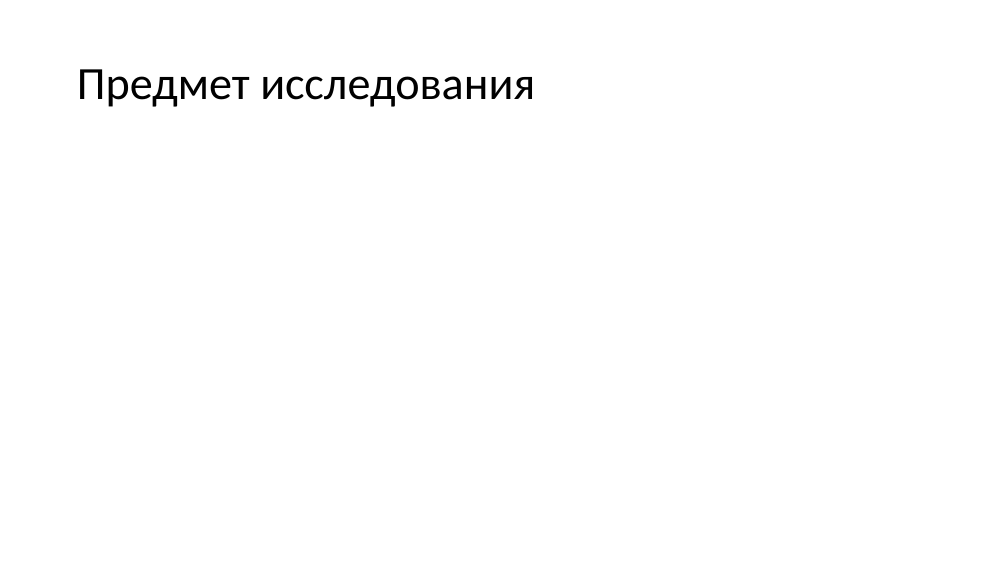
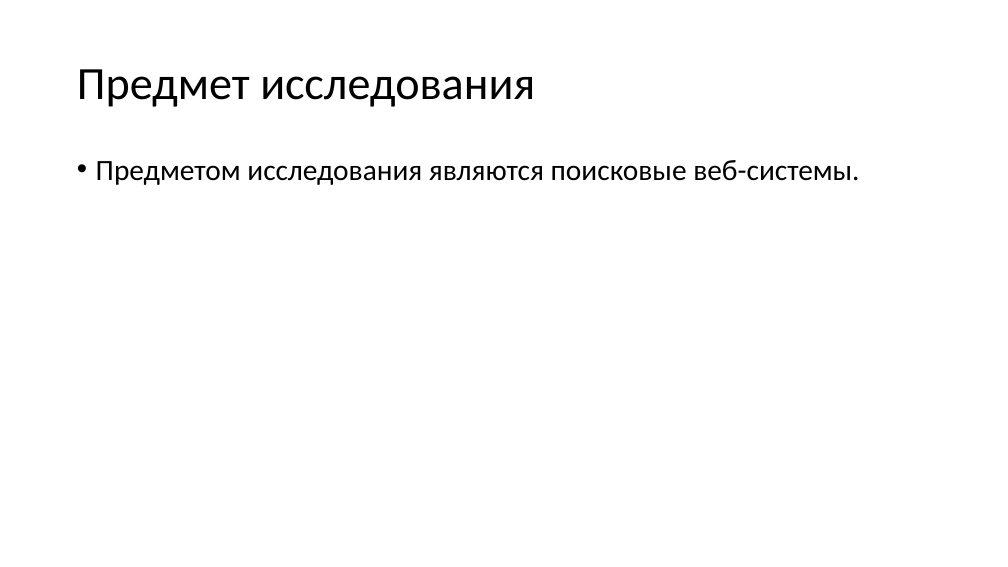
Before and after one commit to ZXTgbh/Laboratornaya-, a slide deck: slide 5 of pr_1.pptx. Drawn at 1008x567 pixels with LibreOffice and Linux fonts; fonts in the diff are those of the drawing. Boxes give left, top, right and bottom in pixels: in the first picture for what was removed or moved away, otherwise in the second. Text is boxed around its words. In the diff, an @@ line names an element or a change of style, - is before the commit and + after.

```diff
--- a/pr_1.pptx
+++ b/pr_1.pptx
@@ text added at [96,160,859,185], 28 pt, text #000000 @@
+• Предметом исследования являются поисковые веб-системы.
```
Also in this commit, not shown: 1 other slide changed, 10 slides added, 5 slides removed.
